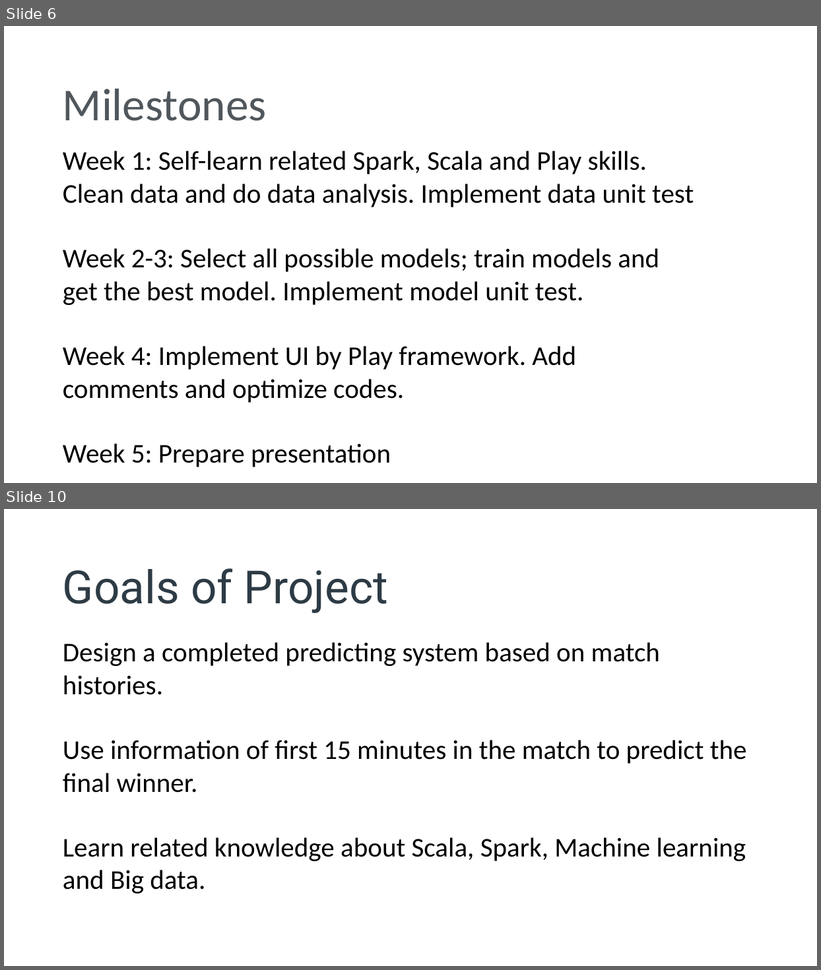
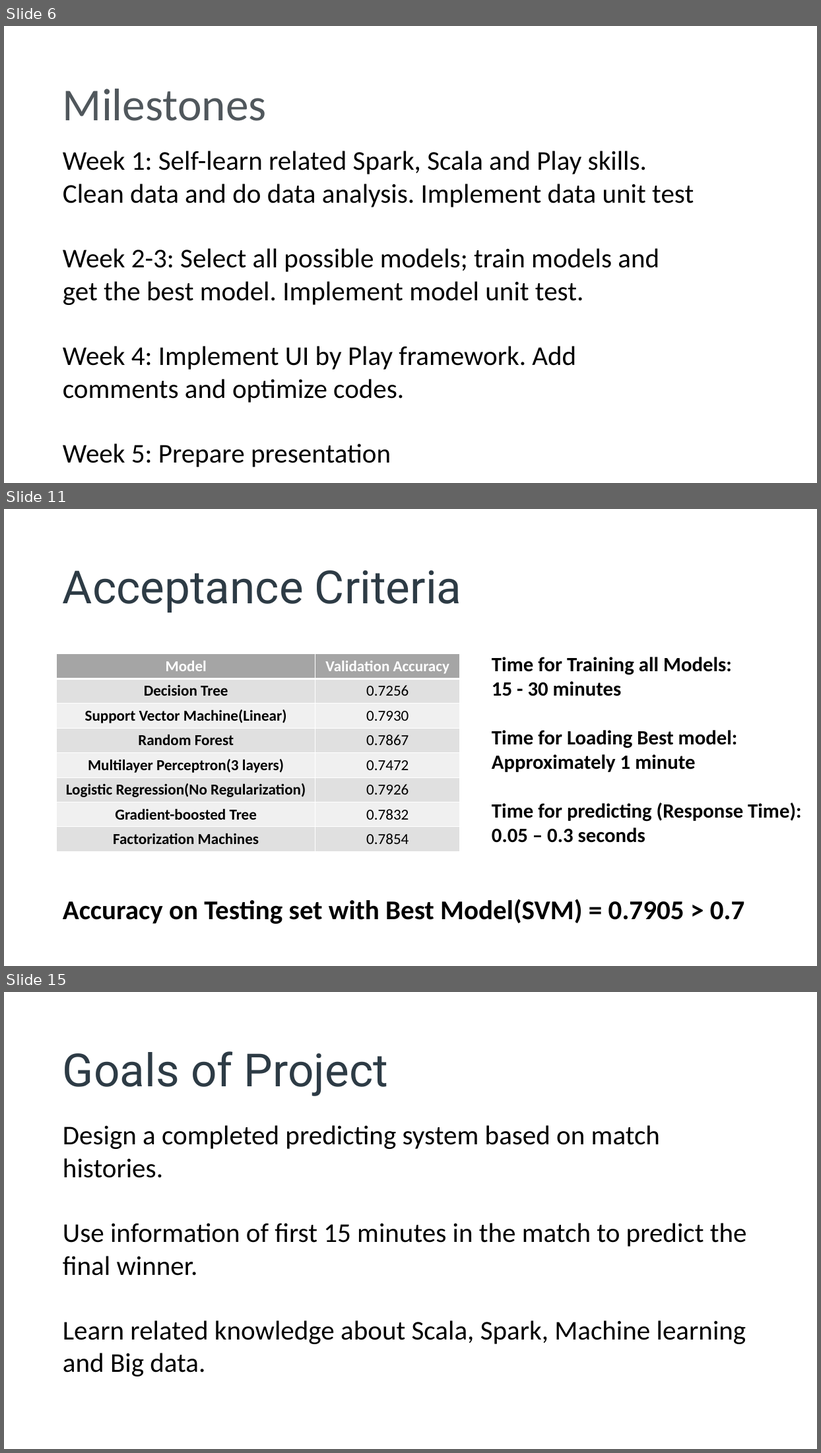
Before and after one commit to yougugugu/CSYE7200_Final_Project_Team7, a slide deck: Predicting Winner of LOL Match(final).pptx. Shown one above the other, each under a label of ours: slides 6 and 10 before the commit, slides 6, 11 and 15 after it; the slides between them are not shown. The pictures are 821x970 and 821x1453 pixels, drawn with LibreOffice and Linux fonts; fonts in the diff are those of the drawing. Boxes give left, top, right and bottom in pixels: in the first picture for what was removed or moved away, otherwise in the second. Text is boxed around its words. In the diff, an @@ line names an element or a change of style, - is before the commit and + after.

```diff
--- a/Predicting Winner of LOL Match(final).pptx
+++ b/Predicting Winner of LOL Match(final).pptx
@@ slide 11 added at box(4, 509, 817, 966), background #FFFFFF @@
@@ text added at box(63, 570, 462, 613), 54 pt, text #2D3B45 @@
+Acceptance Criteria
@@ table added at box(56, 654, 460, 852), 8 rows, 2 columns @@
+Model | Validation Accuracy
+Decision Tree | 0.7256
+Support Vector Machine(Linear) | 0.7930
+Random Forest | 0.7867
+Multilayer Perceptron(3 layers) | 0.7472
+Logistic Regression(No Regularization) | 0.7926
+Gradient-boosted Tree | 0.7832
+Factorization Machines | 0.7854
@@ text added at box(492, 657, 801, 843), 24 pt, text #000000, bold @@
+Time for Training all Models:
+15 - 30 minutes
+Time for Loading Best model:
+Approximately 1 minute
+Time for predicting (Response Time):
+0.05 – 0.3 seconds
@@ text added at box(63, 899, 745, 924), 32 pt, text #000000, bold @@
+Accuracy on Testing set with Best Model(SVM) = 0.7905 > 0.7
@@ what was slide 10 is now slide 15 @@
```
Also in this commit, not shown: 5 slides changed, 6 other slides added, 1 slide removed, 3 other files.
